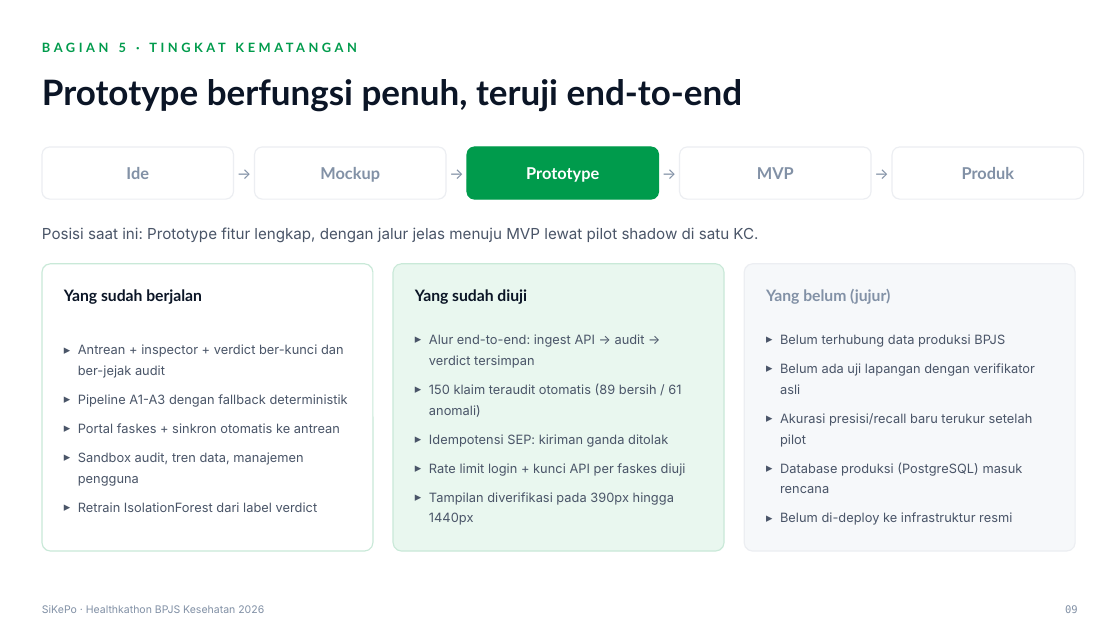
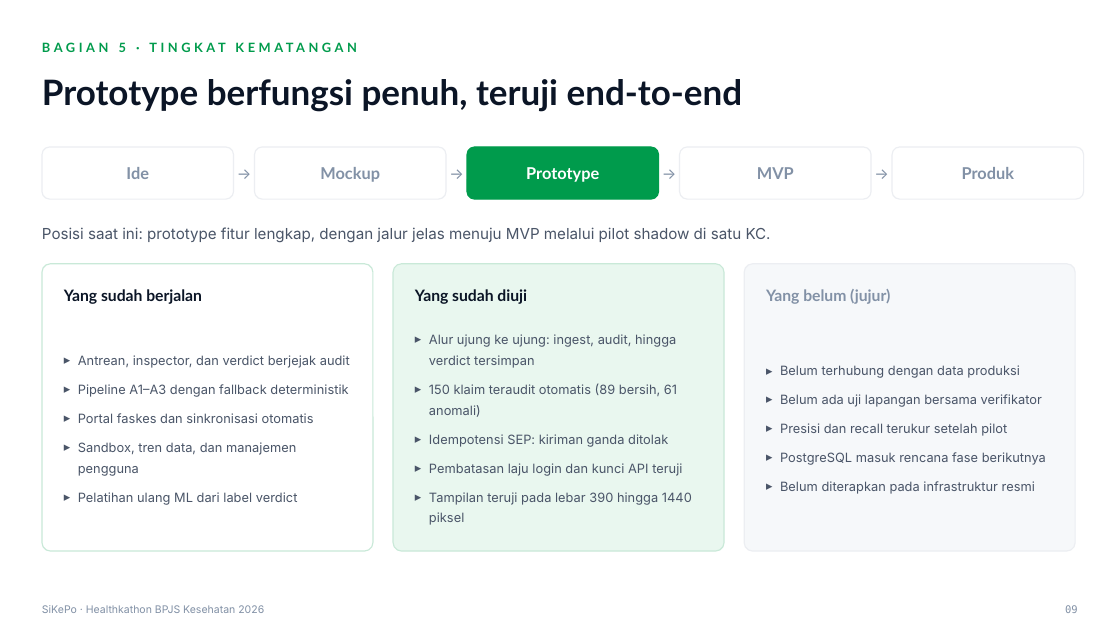
Before and after one commit to dkfadhila/sikepo, a slide deck: slide 9 of proposal/Proposal_SiKePo_Healthkathon2026.pptx. Drawn at 1120x630 pixels with LibreOffice and Linux fonts; fonts in the diff are those of the drawing. Boxes give left, top, right and bottom in pixels: in the first picture for what was removed or moved away, otherwise in the second. Text is boxed around its words. In the diff, an @@ line names an element or a change of style, - is before the commit and + after.

```diff
--- a/proposal/Proposal_SiKePo_Healthkathon2026.pptx
+++ b/proposal/Proposal_SiKePo_Healthkathon2026.pptx
@@ text at bbox=[42, 227, 771, 243]: text changed @@
-Posisi saat ini: Prototype fitur lengkap, dengan jalur jelas menuju MVP lewat pilot shadow di satu KC.
+Posisi saat ini: prototype fitur lengkap, dengan jalur jelas menuju MVP melalui pilot shadow di satu KC.
@@ text at bbox=[78, 355, 350, 505]: text changed @@
-▸ Antrean + inspector + verdict ber-kunci dan ber-jejak audit
-▸ Pipeline A1-A3 dengan fallback deterministik
-▸ Portal faskes + sinkron otomatis ke antrean
-▸ Sandbox audit, tren data, manajemen pengguna
-▸ Retrain IsolationForest dari label verdict
+▸ Antrean, inspector, dan verdict berjejak audit
+▸ Pipeline A1–A3 dengan fallback deterministik
+▸ Portal faskes dan sinkronisasi otomatis
+▸ Sandbox, tren data, dan manajemen pengguna
+▸ Pelatihan ulang ML dari label verdict
@@ text at bbox=[429, 334, 677, 417]: text changed @@
-▸ Alur end-to-end: ingest API → audit → verdict tersimpan
-▸ 150 klaim teraudit otomatis (89 bersih / 61 anomali)
+▸ Alur ujung ke ujung: ingest, audit, hingga verdict tersimpan
+▸ 150 klaim teraudit otomatis (89 bersih, 61 anomali)
@@ text at bbox=[780, 365, 1046, 494]: text changed @@
-▸ Belum terhubung data produksi BPJS
-▸ Belum ada uji lapangan dengan verifikator asli
-▸ Akurasi presisi/recall baru terukur setelah pilot
-▸ Database produksi (PostgreSQL) masuk rencana
-▸ Belum di-deploy ke infrastruktur resmi
+▸ Belum terhubung dengan data produksi
+▸ Belum ada uji lapangan bersama verifikator
+▸ Presisi dan recall terukur setelah pilot
+▸ PostgreSQL masuk rencana fase berikutnya
+▸ Belum diterapkan pada infrastruktur resmi
@@ text at bbox=[429, 463, 692, 525]: text changed @@
-▸ Rate limit login + kunci API per faskes diuji
-▸ Tampilan diverifikasi pada 390px hingga 1440px
+▸ Pembatasan laju login dan kunci API teruji
+▸ Tampilan teruji pada lebar 390 hingga 1440 piksel
```
Also in this commit, not shown: 12 other slides changed, 2 other files.
